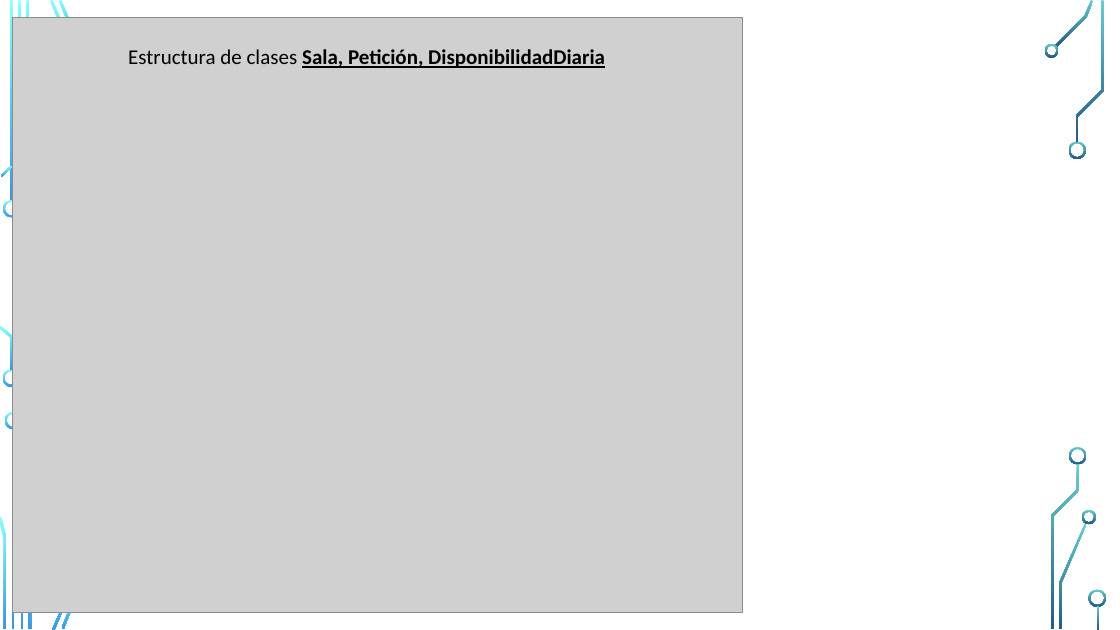
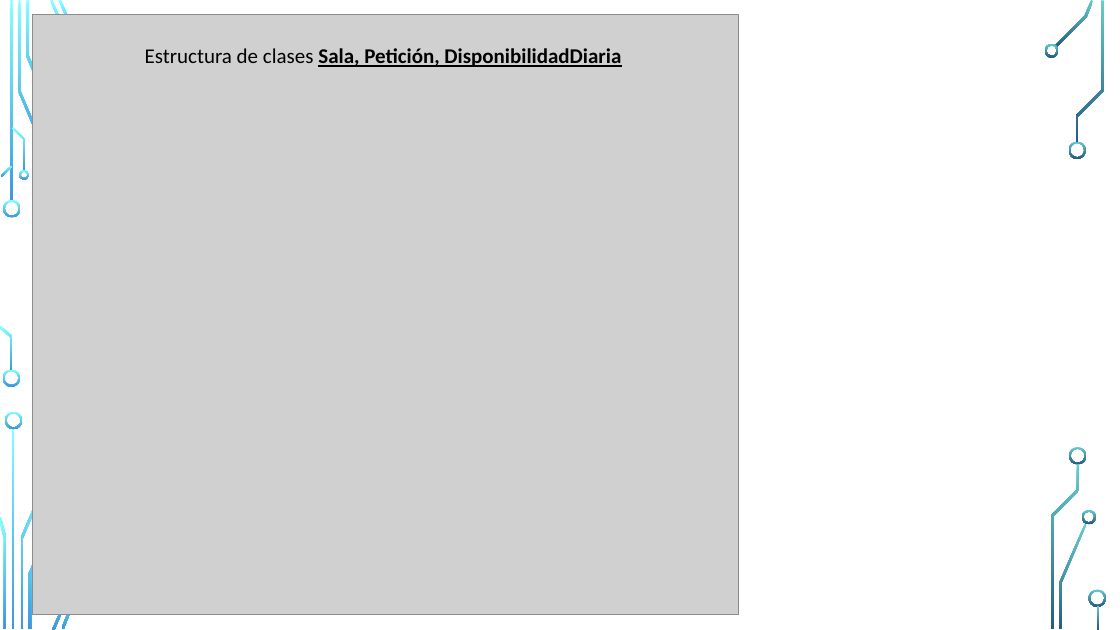
Before and after one commit to cettorre/Agenda, a slide deck: slide 3 of Presentación programa Agenda.odp. Drawn at 1120x630 pixels with LibreOffice and Linux fonts; fonts in the diff are those of the drawing; grey boxes stand for pictures; background and template pictures are left out. Boxes give left, top, right and bottom in pixels: in the first picture for what was removed or moved away, otherwise in the second. Text is boxed around its words. In the diff, an @@ line names an element or a change of style, - is before the commit and + after.

Commit message:
refactoring; configuration params from config,txt moved into methiod inicializeConfig() in class CargarConfiguraciones. ppt presentation modified

```diff
--- a/Presentación programa Agenda.odp
+++ b/Presentación programa Agenda.odp
@@ picture: place and size @@
-picture at <box>13,18,743,613</box>
+picture at <box>33,14,739,614</box>
@@ free "Estructura de clases Sala, Petición, ...": place and size @@
-free "Estructura de clases Sala, Petición, ..." at <box>120,39,614,73</box>
+free "Estructura de clases Sala, Petición, ..." at <box>136,39,630,72</box>
@@ freeform shape added at <box>18,170,29,180</box>, fill gradient #82FFFF to #3D97DE @@
```
Also in this commit, not shown: 3 other slides changed, 1 slide added, 8 other files.
